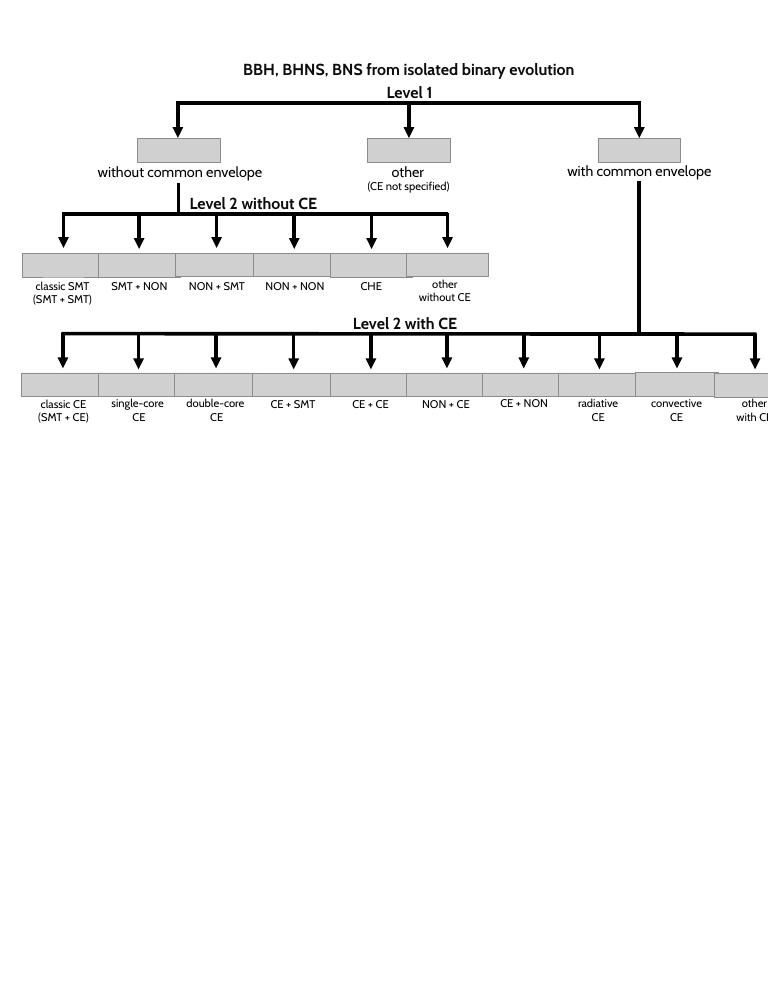
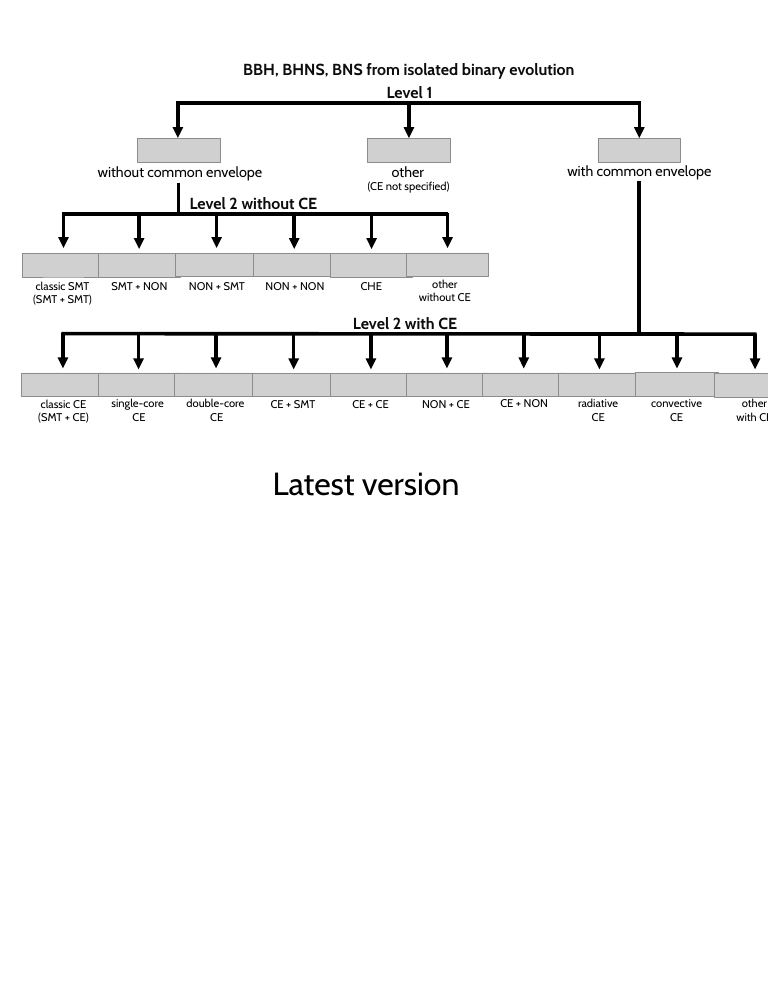
Before and after one commit to FloorBroekgaarden/Rates_of_Formation_Channels, a slide deck: slide 1 of plottingCode/All_Figures/Figure1_schematic_files_to_create_plot/formation_channels_legend.pptx (slide 2 before the commit). Drawn at 768x1008 pixels with LibreOffice and Linux fonts; fonts in the diff are those of the drawing; grey boxes stand for pictures. Boxes give left, top, right and bottom in pixels: in the first picture for what was removed or moved away, otherwise in the second. Text is boxed around its words. In the diff, an @@ line names an element or a change of style, - is before the commit and + after.

```diff
--- a/plottingCode/All_Figures/Figure1_schematic_files_to_create_plot/formation_channels_legend.pptx
+++ b/plottingCode/All_Figures/Figure1_schematic_files_to_create_plot/formation_channels_legend.pptx
@@ text added at (273,472,460,496), 40 pt, text #000000 @@
+Latest version
```
Also in this commit, not shown: 1 slide removed, 1 other file.
